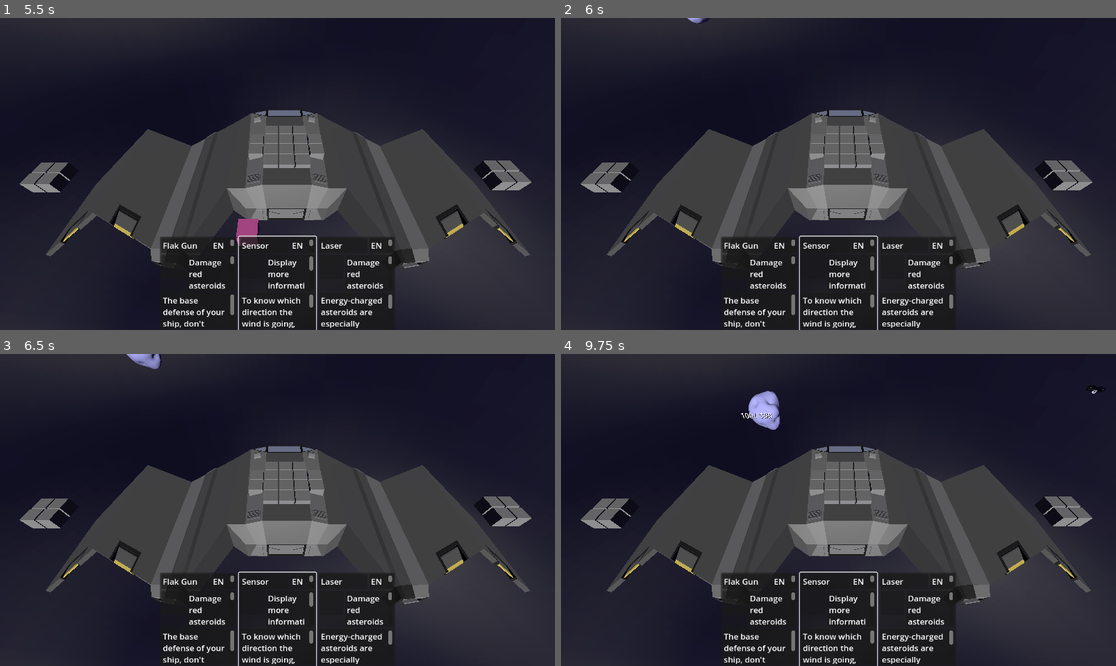
Above: before the commit, frames 1-4 (two rows, left to right).
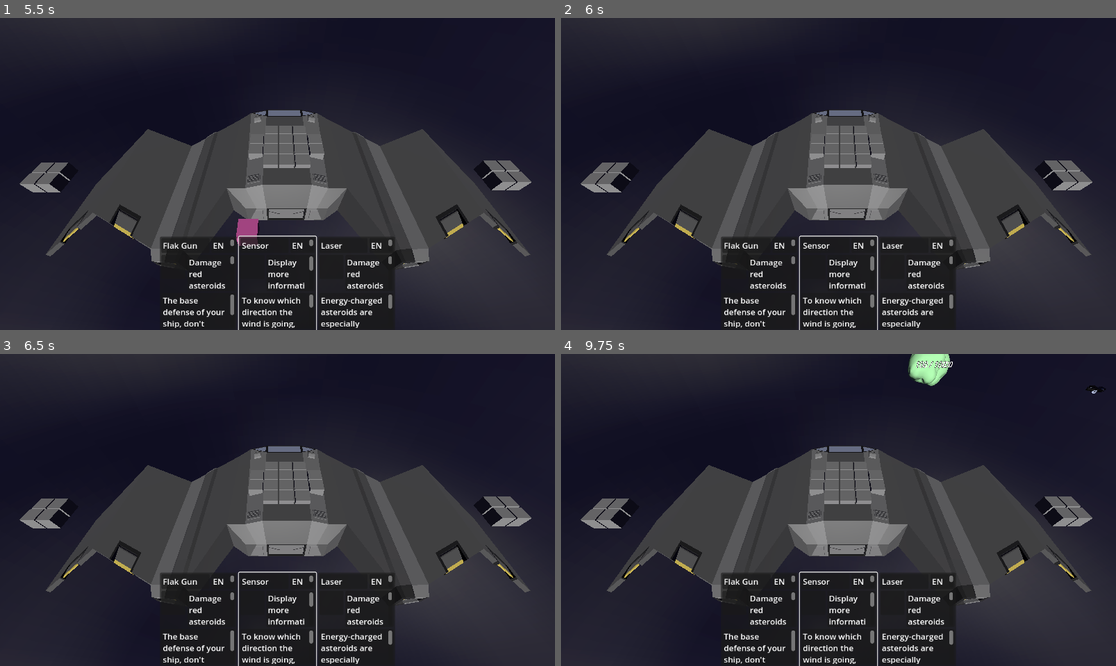
Above: after the commit, the same moments.

Repository: Xwilarg/LudumDare54
Game: Godot game, scene res://Scenes/TitleScreen.tscn
The game is run twice, just before and just after one commit, with the same random seed, the same clock (stepped at 60 frames per second) and the same inputs. Video files are missing from this copy of the repository; at most half a second of black plays in their place.
Inputs (mouse positions are in pixels of both pictures, inside the frame that each line leads up to):
- Up to frame 1 (5.5 s): tap Enter at 0.5, 4.25 s; move the mouse to (399, 158) at 0.52 s; click (399, 158) at 0.67 s; click (199, 283) at 1.27 s; click (199, 283) at 2.02 s; click (199, 283) at 2.77 s; tap Space at 3.5, 5 s; move the mouse to (166, 189) at 3.52 s; click (166, 189) at 3.67 s; move the mouse to (333, 105) at 4.27 s; click (333, 105) at 4.42 s; move the mouse to (249, 236) at 5.02 s; click (249, 236) at 5.17 s
- Up to frame 2 (6 s): tap Enter at 5.75 s; move the mouse to (1005, 220) at 5.77 s; click (1005, 220) at 5.92 s
- Up to frame 3 (6.5 s): no input
- Up to frame 4 (9.75 s): move the mouse to (672, 463) at 6.52 s; click (672, 463) at 6.67 s; move the mouse to (866, 510) at 7.27 s; click (866, 510) at 7.42 s; move the mouse to (755, 432) at 8.02 s; click (755, 432) at 8.17 s; move the mouse to (960, 494) at 8.77 s; click (960, 494) at 8.92 s; move the mouse to (727, 525) at 9.52 s; click (727, 525) at 9.67 s

Frame 1 is identical in both runs. In frame 2, less than 0.1% of the frame differs, in the area x 22-27%, y 0-2%; in frame 3, 0.2%; in frame 4, 1.2%, in the area x 32-71%, y 0-25%.
Error in both runs: Invalid call. Nonexistent function 'has' in base 'Nil'. (res://Scripts/GameManager.gd:39)

Commit message:
Fix gun not firing

Diff:
--- a/Scenes/Main.tscn
+++ b/Scenes/Main.tscn
@@ -123,22 +123,10 @@
 [node name="AsteroidManager" type="Node" parent="." node_paths=PackedStringArray("spaceship")]
 script = ExtResource("6_r6njy")
 spaceship = NodePath("../spaceship")
-_editor_spawns = [NodePath("SpawnerPos1"), NodePath("SpawnerPos2"), NodePath("SpawnerPos3"), NodePath("SpawnerPos4")]
+spawnPos = Vector3(25.62, 13.012, 14.369)
 
 [node name="SpawnTimer" type="Timer" parent="AsteroidManager"]
 wait_time = 3.0
-
-[node name="SpawnerPos1" type="Node3D" parent="AsteroidManager"]
-transform = Transform3D(1, 0, 0, 0, 1, 0, 0, 0, 1, 25.6203, 13.012, 14.3694)
-
-[node name="SpawnerPos2" type="Node3D" parent="AsteroidManager"]
-transform = Transform3D(1, 0, 0, 0, 1, 0, 0, 0, 1, 10.7507, 12.1244, 20.198)
-
-[node name="SpawnerPos3" type="Node3D" parent="AsteroidManager"]
-transform = Transform3D(1, 0, 0, 0, 1, 0, 0, 0, 1, -16.876, 13.3502, 19.972)
-
-[node name="SpawnerPos4" type="Node3D" parent="AsteroidManager"]
-transform = Transform3D(1, 0, 0, 0, 1, 0, 0, 0, 1, -30.2678, 10.5833, 16.0419)
 
 [node name="WorldEnvironment" type="WorldEnvironment" parent="."]
 environment = SubResource("Environment_jm20i")
--- a/Scripts/AsteroidManager.gd
+++ b/Scripts/AsteroidManager.gd
@@ -3,18 +3,16 @@
 class_name AsteroidManager
 
 const _prefab_spawner = preload("res://Scenes/AsteroidSpawner.tscn")
-var _default_spawns = []
 var asteroid_types = {"RED": {"material": preload("res://Materials/red.tres")}, "GRN": {"material": preload("res://Materials/green.tres")}, "BLU": {"material": preload("res://Materials/blue.tres")}}
 
 const _additional_spawners_timer = 10
 @onready var spawners: Array = []
 
 @export var spaceship: Spaceship
-@export var _editor_spawns: Array = []
+
+@export var spawnPos: Vector3
 
 func _ready():
-	_get_spawners();
-
 	$SpawnTimer.start()
 
 func _process(delta):
@@ -30,8 +28,7 @@
 
 func new_spawner(position = null):
 	if not position:
-		var pos_index = GameManager.rng.randi_range(0, len(_default_spawns) - 1)
-		position = _default_spawns[pos_index]
+		position = Vector3(GameManager.rng.randf_range(-spawnPos.x, spawnPos.x), spawnPos.y, spawnPos.z)
 
 	var spawner = _prefab_spawner.instantiate()
 	add_child(spawner)
@@ -47,10 +44,6 @@
 
 	spawner.new_asteroid()
 
-func _get_spawners():
-	for ndpath in _editor_spawns:
-		var spawn = get_node(ndpath);
-		_default_spawns.push_back(spawn.global_position);
 
 func _on_spawn_timer_timeout():
 	new_spawner()
--- a/Scripts/AsteroidSpawner.gd
+++ b/Scripts/AsteroidSpawner.gd
@@ -8,8 +8,8 @@
 var spawn_position: Vector3
 var _asteroids: Array[Asteroid]
 const _spawn_position_noise: int = 10
-@onready var spawn_timer: float = 5
-@onready var spawn_random_timer: float = 2
+@onready var spawn_timer: float = 15
+@onready var spawn_random_timer: float = 5
 var asteroid_type: Dictionary
 var type: String
 
@@ -25,7 +25,7 @@
 	spawn_random_timer *= change_rate
 
 func _ready():
-	$SpawnTimer.wait_time = spawn_timer
+	$SpawnTimer.wait_time = 2
 	$SpawnTimer.start()
 
 func _process(delta):
--- a/Scripts/CardManager.gd
+++ b/Scripts/CardManager.gd
@@ -1,6 +1,6 @@
 extends Node
 
-@onready var asteroidManager  = get_node("/root/Root/AsteroidManager")
+var asteroidManager = null
 
 var _aaTimer: float = 1.0
 var animal_video_timer: float
@@ -22,6 +22,9 @@
 ]
 
 var colors: Array[String] = [ "RED", "GRN", "BLU" ]
+
+func reset():
+	asteroidManager = get_node("/root/Root/AsteroidManager")
 
 func can_be_placed(card: Card) -> bool:
 	if _energy_used + card.energyCost > _energy_max:
@@ -69,6 +72,9 @@
 			animal_video_timer -= delta
 			if animal_video_timer <= 0.0:
 				play_animal_video()
+	elif !asteroidManager:
+		reset()
+
 
 func register_item(item: ItemCard):
 	_energy_used += item.card.energyCost
--- a/Scripts/GameManager.gd
+++ b/Scripts/GameManager.gd
@@ -103,6 +103,9 @@
 			var energy_alert = get_node(("/root/Root/UI/MissingEnergy"))
 			energy_alert.text = "[center]" + tr("MISSING_ENERGY") + "[/center]"
 			$EnergyAlert.start()
+			hintObject.queue_free()
+			hintObject = null
+			_selected_card = null
 			return
 
 		# We do a raycast to see where we click
Not shown: 1 places in Scenes/TitleScreen.tscn that only renumber resources
